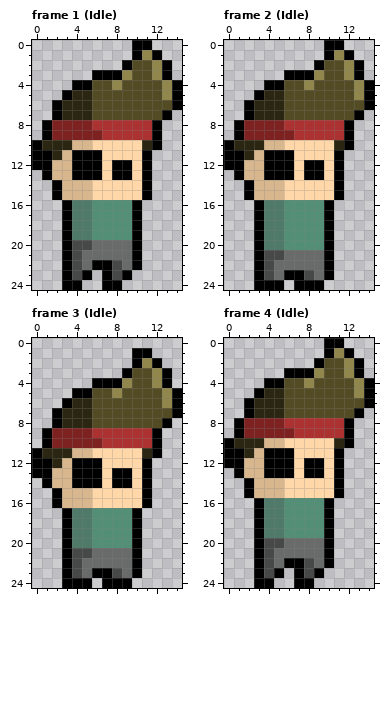
One commit to this pixel-art file: RawAssets/randomGuy2.aseprite. This is how it looked before the edit.
15x25 pixels, 9 frames. Shown: frame 1 (Idle), frame 2 (Idle), frame 3 (Idle), frame 4 (Idle). The commit also changed other frames, which this record leaves out.
Now the later version:
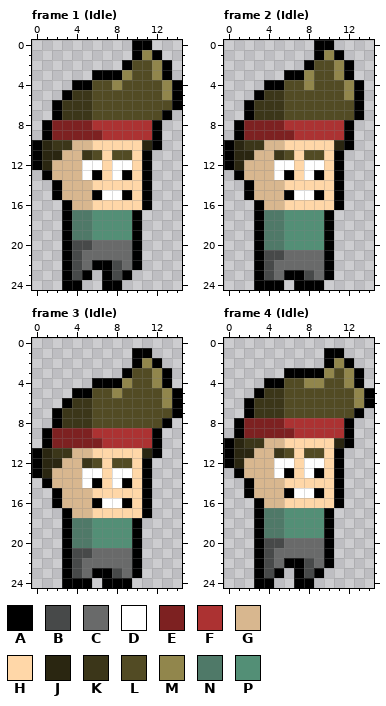
Palette (. is transparent): A #000000  B #474949  C #696a6a  D #ffffff  E #7d2121  F #ac3232  G #d8b78f  H #ffd7a8  J #2a2611  K #3b3619  L #524b24  M #91864c  N #4f7968  P #538f76
Change:
Frame 1 (Idle):
y 5: x 4..5 JJ -> KK
y 6..7: x 3..5 JJJ -> KKK
y 10: x 2..3 JJ -> KK
y 11: x 1 A -> J; x 4..6 AAA -> GKL; x 8..9 HH -> LL
y 12: x 1 A -> J; x 4..6 AAA -> GDD; x 8..9 AA -> DD
y 13: x 4..5 AA -> GD; x 8 A -> D
y 15: x 6..9 HHHH -> ADDA
y 16: x 4..11 NNPPPPA. -> GGHHHHHA
Frame 2 (Idle):
y 0: x 9 . -> A; x 11 A -> .
y 1: x 9..12 .AMA -> AMA.
y 2: x 8..9 .A -> AL; x 11..13 LMA -> MA.
y 3: x 8..9 AM -> ML; x 11..13 LMA -> MA.
y 4: x 12..14 LMA -> MA.
y 5: x 4..5 JJ -> KK; x 12..14 LMA -> MA.
y 6: x 3..5 JJJ -> KKK; x 13..14 LA -> A.
y 7: x 3..5 JJJ -> KKK
y 10: x 2..3 JJ -> KK
y 11: x 1 A -> J; x 4..6 AAA -> GKL; x 8..9 HH -> LL
y 12: x 1 A -> J; x 4..6 AAA -> GDD; x 8..9 AA -> DD
y 13: x 4..5 AA -> GD; x 8 A -> D
y 15: x 6..9 HHHH -> ADDA
y 16: x 4..11 NNPPPPA. -> GGHHHHHA
Frame 3 (Idle):
y 6: x 4..5 JJ -> KK
y 7..8: x 3..5 JJJ -> KKK
y 11: x 2..3 JJ -> KK
y 12: x 1 A -> J; x 4..6 AAA -> GKL; x 8..9 HH -> LL
y 13: x 1 A -> J; x 4..6 AAA -> GDD; x 8..9 AA -> DD
y 14: x 4..5 AA -> GD; x 8 A -> D
y 16: x 6..9 HHHH -> ADDA
y 17: x 4..11 NNPPPPA. -> GGHHHHHA
Frame 4 (Idle):
y 0: x 10..11 AA -> ..
y 1: x 11..12 MA -> A.
y 2: x 9..13 ALLMA -> .AMA.
y 3: x 9..10 ML -> AM
y 4: x 9 L -> M; x 12..14 LMA -> MA.
y 5: x 4..5 JJ -> KK
y 6: x 3..5 JJJ -> KKK; x 13 L -> M
y 7: x 3..5 JJJ -> KKK
y 10: x 2..3 JJ -> KK
y 11: x 1 A -> J; x 4..6 AAA -> GKL; x 8..9 HH -> LL
y 12: x 1 A -> J; x 4..6 AAA -> GDD; x 8..9 AA -> DD
y 13: x 4..5 AA -> GD; x 8 A -> D
y 15: x 6..9 HHHH -> ADDA
y 16: x 4..11 NNPPPPA. -> GGHHHHHA
Pixel boxes of the changes (left, top, right, bottom) in both pictures:
changed: (42, 90, 152, 210)
changed: (234, 40, 374, 210)
changed: (42, 398, 152, 518)
changed: (234, 338, 374, 508)
